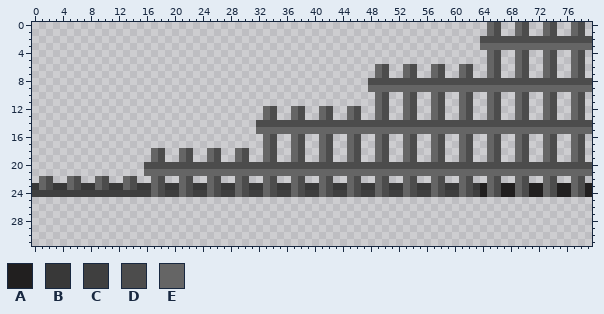
Sprite sheet -- Gold game jam/Assets/TileSet/front_gate.png. The first picture shows the starting point.
The file is 80x32 pixels. Pixels under 10% opacity are left out.
Palette (. is transparent): A #211f1f  B #383838  C #3f3f3f  D #4c4c4c  E #656565
Pixels before (only the part around the change), first column x 0:
 0 .................................................................ED..ED..ED..ED.
 1 .................................................................ED..ED..ED..ED.
 2 ................................................................DDDDDDDDDDDDDDDD
 3 ................................................................EEEEEEEEEEEEEEEE
 4 .................................................................ED..ED..ED..ED.
 5 .................................................................ED..ED..ED..ED.
 6 .................................................ED..ED..ED..ED..ED..ED..ED..ED.
 7 .................................................ED..ED..ED..ED..ED..ED..ED..ED.
 8 ................................................DDDDDDDDDDDDDDDDDDDDDDDDDDDDDDDD
 9 ................................................EEEEEEEEEEEEEEEEEEEEEEEEEEEEEEEE
10 .................................................ED..ED..ED..ED..ED..ED..ED..ED.
11 .................................................ED..ED..ED..ED..ED..ED..ED..ED.
12 .................................ED..ED..ED..ED..ED..ED..ED..ED..ED..ED..ED..ED.
13 .................................ED..ED..ED..ED..ED..ED..ED..ED..ED..ED..ED..ED.
14 ................................DDDDDDDDDDDDDDDDDDDDDDDDDDDDDDDDDDDDDDDDDDDDDDDD
15 ................................EEEEEEEEEEEEEEEEEEEEEEEEEEEEEEEEEEEEEEEEEEEEEEEE
16 .................................ED..ED..ED..ED..ED..ED..ED..ED..ED..ED..ED..ED.
17 .................................ED..ED..ED..ED..ED..ED..ED..ED..ED..ED..ED..ED.
18 .................ED..ED..ED..ED..ED..ED..ED..ED..ED..ED..ED..ED..ED..ED..ED..ED.
19 .................ED..ED..ED..ED..ED..ED..ED..ED..ED..ED..ED..ED..ED..ED..ED..ED.
20 ................DDDDDDDDDDDDDDDDDDDDDDDDDDDDDDDDDDDDDDDDDDDDDDDDDDDDDDDDDDDDDDDD
21 ................EEEEEEEEEEEEEEEEEEEEEEEEEEEEEEEEEEEEEEEEEEEEEEEEEEEEEEEEEEEEEEEE
22 .ED..ED..ED..ED..ED..ED..ED..ED..ED..ED..ED..ED..ED..ED..ED..ED..ED..ED..ED..ED.
23 BEDBBEDBBEDBBEDBBEDBBEDBBEDBBEDBBEDBBEDBBEDBBEDBBEDBBEDBBEDBBEDBAEDAAEDAAEDAAEDA
24 CCCCCCCCCCCCCCCCCEDCCEDCCEDCCEDCCEDCCEDCCEDCCEDCCEDCCEDCCEDCCEDCAEDAAEDAAEDAAEDA
25 ................................................................................
26 ................................................................................
27 ................................................................................
28 ................................................................................
29 ................................................................................
30 ................................................................................
31 ................................................................................
And afterwards:
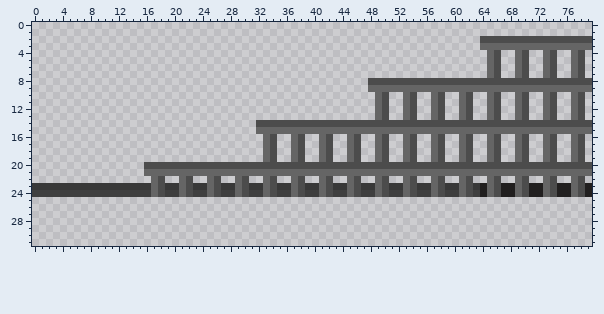
From the commit log: added side facing gates
Changes in this commit:
{"y":0,"x":65,"old":"ED","new":".."}
{"y":0,"x":69,"old":"ED","new":".."}
{"y":0,"x":73,"old":"ED","new":".."}
{"y":0,"x":77,"old":"ED","new":".."}
{"y":1,"x":65,"old":"ED","new":".."}
{"y":1,"x":69,"old":"ED","new":".."}
{"y":1,"x":73,"old":"ED","new":".."}
{"y":1,"x":77,"old":"ED","new":".."}
{"y":6,"x":49,"old":"ED","new":".."}
{"y":6,"x":53,"old":"ED","new":".."}
{"y":6,"x":57,"old":"ED","new":".."}
{"y":6,"x":61,"old":"ED","new":".."}
{"y":7,"x":49,"old":"ED","new":".."}
{"y":7,"x":53,"old":"ED","new":".."}
{"y":7,"x":57,"old":"ED","new":".."}
{"y":7,"x":61,"old":"ED","new":".."}
{"y":12,"x":33,"old":"ED","new":".."}
{"y":12,"x":37,"old":"ED","new":".."}
{"y":12,"x":41,"old":"ED","new":".."}
{"y":12,"x":45,"old":"ED","new":".."}
{"y":13,"x":33,"old":"ED","new":".."}
{"y":13,"x":37,"old":"ED","new":".."}
{"y":13,"x":41,"old":"ED","new":".."}
{"y":13,"x":45,"old":"ED","new":".."}
{"y":18,"x":17,"old":"ED","new":".."}
{"y":18,"x":21,"old":"ED","new":".."}
{"y":18,"x":25,"old":"ED","new":".."}
{"y":18,"x":29,"old":"ED","new":".."}
{"y":19,"x":17,"old":"ED","new":".."}
{"y":19,"x":21,"old":"ED","new":".."}
{"y":19,"x":25,"old":"ED","new":".."}
{"y":19,"x":29,"old":"ED","new":".."}
{"y":22,"x":1,"old":"ED","new":".."}
{"y":22,"x":5,"old":"ED","new":".."}
{"y":22,"x":9,"old":"ED","new":".."}
{"y":22,"x":13,"old":"ED","new":".."}
{"y":23,"x":1,"old":"ED","new":"BB"}
{"y":23,"x":5,"old":"ED","new":"BB"}
{"y":23,"x":9,"old":"ED","new":"BB"}
{"y":23,"x":13,"old":"ED","new":"BB"}
{"label":"erased","picture_box":[487,22,585,36]}
{"label":"erased","picture_box":[375,64,473,78]}
{"label":"erased","picture_box":[263,106,361,120]}
{"label":"changed","picture_box":[39,148,249,190]}
